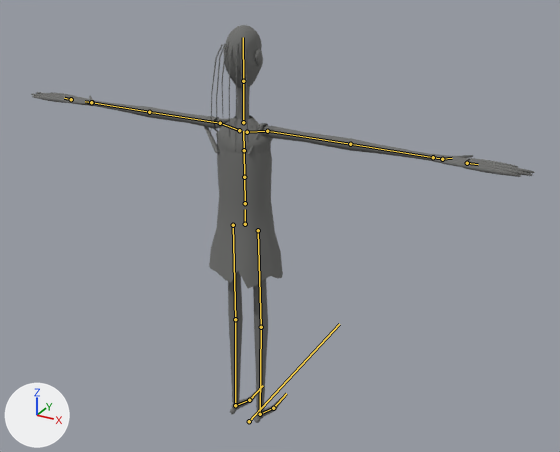
Two versions of the glTF model content/art/models/tippy_toesie.glb, one commit apart.
Rendered twice from a 50 mm lens placed at (1.97, -3.2, 2.91), pointed at (0.13, 0.14, 1.24). Every picture has the same lights, and +X, +Y and +Z are marked at lower left. The first picture is the older version. The bones that bend it are drawn over the model as lines.

In view in the first picture: 'body', 'head', 'limbs', 'shift'.
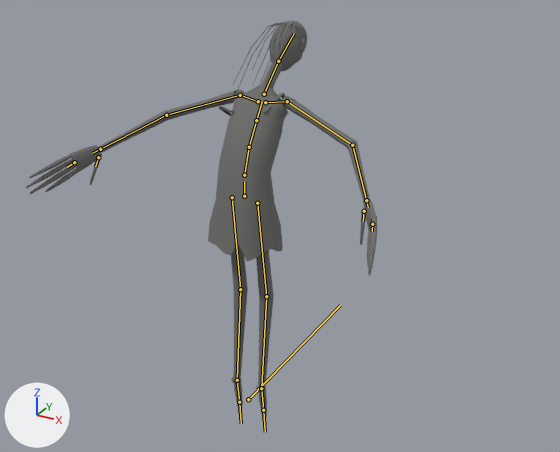
The newer file adds an action. The first version stands in its rest pose; the second is drawn at frame 10 of the action 'recoil'.

Where the change shows, as pixel boxes [x1, y1, x2, y2] in the pictures (560 x 452 px):
'limbs', posed (30% narrower): before [31, 92, 535, 423]; after [26, 90, 377, 430]
'shift', posed: before [204, 123, 283, 288]; after [208, 93, 285, 261]
'head', posed (42% wider, 38% shorter): before [211, 25, 263, 152]; after [233, 21, 307, 99]
'body', posed: before [215, 116, 273, 164]; after [228, 85, 291, 128]
bone 'root', root to tip: before (249, 421) to (339, 324); after (248, 399) to (340, 305)
bone 'spine_01', root to tip: before (245, 203) to (244, 177); after (244, 175) to (249, 147)
bone 'spine_02', root to tip: before (244, 177) to (244, 150); after (249, 147) to (256, 120)
bone 'neck', root to tip: before (243, 122) to (243, 81); after (264, 94) to (278, 61)
bone 'head', root to tip: before (243, 81) to (243, 37); after (278, 61) to (294, 33)
bone 'upperarm_l', root to tip: before (220, 123) to (149, 112); after (240, 95) to (166, 115)
bone 'lowerarm_l', root to tip: before (149, 112) to (92, 102); after (166, 115) to (100, 149)
bone 'fingers_l', root to tip: before (71, 99) to (64, 98); after (74, 162) to (67, 167)
bone 'thumb_l', root to tip: before (91, 102) to (91, 100); after (98, 157) to (95, 166)
bone 'upperarm_r', root to tip: before (267, 131) to (350, 144); after (287, 101) to (352, 145)
bone 'lowerarm_r', root to tip: before (350, 144) to (433, 157); after (352, 145) to (366, 200)
bone 'fingers_r', root to tip: before (467, 163) to (478, 164); after (372, 224) to (372, 231)
bone 'thumb_r', root to tip: before (442, 159) to (452, 158); after (364, 211) to (363, 221)
bone 'thigh_l', root to tip: before (233, 225) to (235, 319); after (232, 197) to (240, 289)
bone 'calf_l', root to tip: before (235, 319) to (235, 405); after (240, 289) to (237, 380)
bone 'foot_l', root to tip: before (235, 405) to (249, 400); after (237, 380) to (239, 402)
bone 'ball_l', root to tip: before (249, 400) to (263, 385); after (239, 402) to (241, 423)
bone 'thigh_r', root to tip: before (258, 230) to (261, 327); after (257, 203) to (266, 296)
bone 'calf_r', root to tip: before (261, 327) to (260, 414); after (266, 296) to (261, 388)
bone 'foot_r', root to tip: before (260, 414) to (273, 408); after (261, 388) to (263, 410)
bone 'ball_r', root to tip: before (273, 408) to (286, 393); after (263, 410) to (265, 432)

The edits, one by one:
Bone 'root' (bone_root) moves from (0.0, 0.0, 0.0) to (0.0, 0.0, 0.157).
Bone 'spine_01' (bone_spine_01) turns from (0, 0, 0) to (-20, 0, 0) degrees about its own x, y and z.
Bone 'spine_02' (bone_spine_02) turns from (0, 0, 0) to (-14, 0, 0) degrees about its own x, y and z.
Bone 'neck' (bone_neck) turns from (0, 0, 0) to (-10, 0, 0) degrees about its own x, y and z.
Bone 'head' (bone_head) turns from (0, 0, 0) to (-12, 0, 0) degrees about its own x, y and z.
Bone 'upperarm_l' (bone_upperarm_l) turns from (0, 0, 0) to (-30, 40, -20) degrees about its own x, y and z.
Bone 'lowerarm_l' (bone_lowerarm_l) turns from (0, 0, 0) to (-40, 0, 0) degrees about its own x, y and z.
Bone 'fingers_l' (bone_fingers_l) turns from (0, 0, 0) to (-12, 0, 0) degrees about its own x, y and z.
Bone 'thumb_l' (bone_thumb_l) turns from (0, 0, 0) to (-4, -4, 0) degrees about its own x, y and z.
Bone 'upperarm_r' (bone_upperarm_r) turns from (0, 0, 0) to (-30, -40, 20) degrees about its own x, y and z.
Bone 'lowerarm_r' (bone_lowerarm_r) turns from (0, 0, 0) to (-40, 0, 0) degrees about its own x, y and z.
Bone 'fingers_r' (bone_fingers_r) turns from (0, 0, 0) to (-12, 0, 0) degrees about its own x, y and z.
Bone 'thumb_r' (bone_thumb_r) turns from (0, 0, 0) to (-4, 4, 0) degrees about its own x, y and z.
Bone 'thigh_l' (bone_thigh_l) turns from (0, 0, 0) to (6, 0, 0) degrees about its own x, y and z.
Bone 'calf_l' (bone_calf_l) turns from (0, 0, 0) to (-10, 0, 0) degrees about its own x, y and z.
Bone 'foot_l' (bone_foot_l) turns from (0, 0, 0) to (-58, 0, 0) degrees about its own x, y and z.
Bone 'ball_l' (bone_ball_l) turns from (0, 0, 0) to (-24, 0, 0) degrees about its own x, y and z.
Bone 'thigh_r' (bone_thigh_r) turns from (0, 0, 0) to (6, 0, 0) degrees about its own x, y and z.
Bone 'calf_r' (bone_calf_r) turns from (0, 0, 0) to (-10, 0, 0) degrees about its own x, y and z.
Bone 'foot_r' (bone_foot_r) turns from (0, 0, 0) to (-58, 0, 0) degrees about its own x, y and z.
Bone 'ball_r' (bone_ball_r) turns from (0, 0, 0) to (-24, 0, 0) degrees about its own x, y and z.
